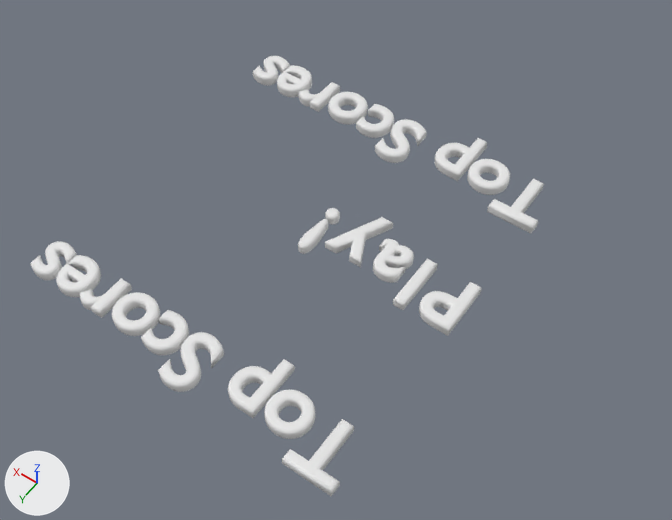
Before and after pictures for a commit that changed the Blender file Blender/suger cube flight.blend.
One viewpoint serves both versions: a camera (50 mm lens) standing at (-2.33, 6.22, 8.85) and looking at (2.03, 0.12, -0.74). The axes (+X, +Y, +Z) are drawn at lower left. The lights are the same throughout.

Objects in the first picture: 'Text.011', 'Text.012', 'Text_TopScores'.
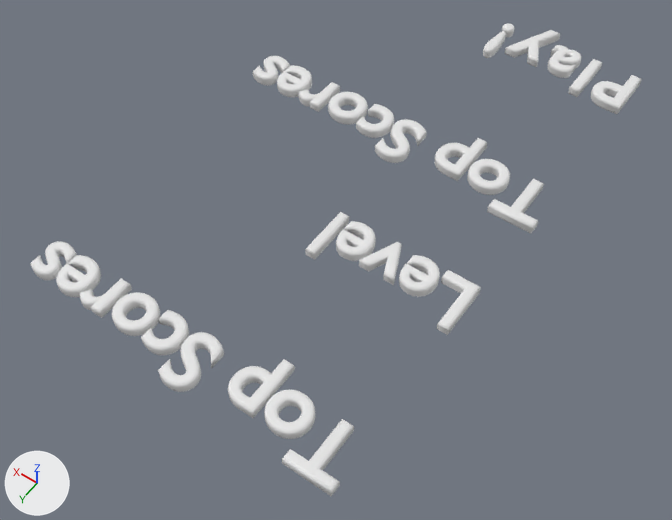
Location of each change, (x1, y1, x2, y2) in pixels of the pictures (672 x 520 px):
'Text.012', moved
    before: (298, 208, 482, 336)
    after: (483, 23, 642, 114)
'Text_Level', added
    after: (305, 212, 481, 335)

The change, as a diff of the scene's bpy script:
```diff
--- a/Blender/suger cube flight.blend.py
+++ b/Blender/suger cube flight.blend.py
@@ me_mesh @@
+me_mesh.from_pydata(...)  # 824 vertices, 509 faces, 103 loose edges; spans x 0.05..2.06, y -0.03..0.71, z -0.05..0.09
+me_mesh.polygons.foreach_set('use_smooth', [True] * 509)
@@ ob_text_012 @@
 ob_text_012 = bpy.data.objects.new('Text.012', me_mesh_014)
-ob_text_012.location = (0.0, 0.0, 0.0)
+ob_text_012.location = (0.0, -4.48, 0.0)
@@ ob_text_level @@
+ob_text_level = bpy.data.objects.new('Text_Level', me_mesh)
+ob_text_level.location = (0.0, 0.0, 0.0)
```
